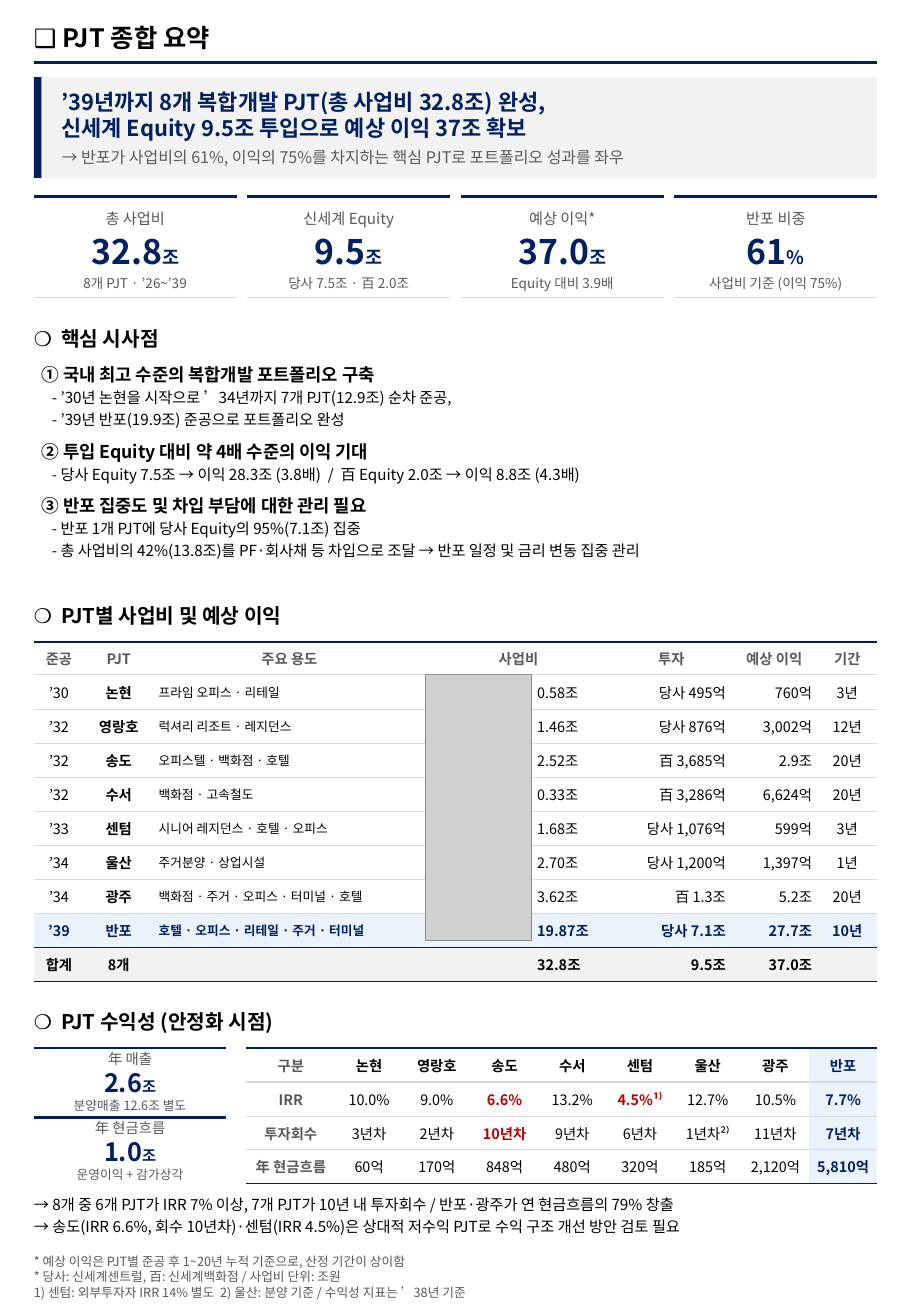
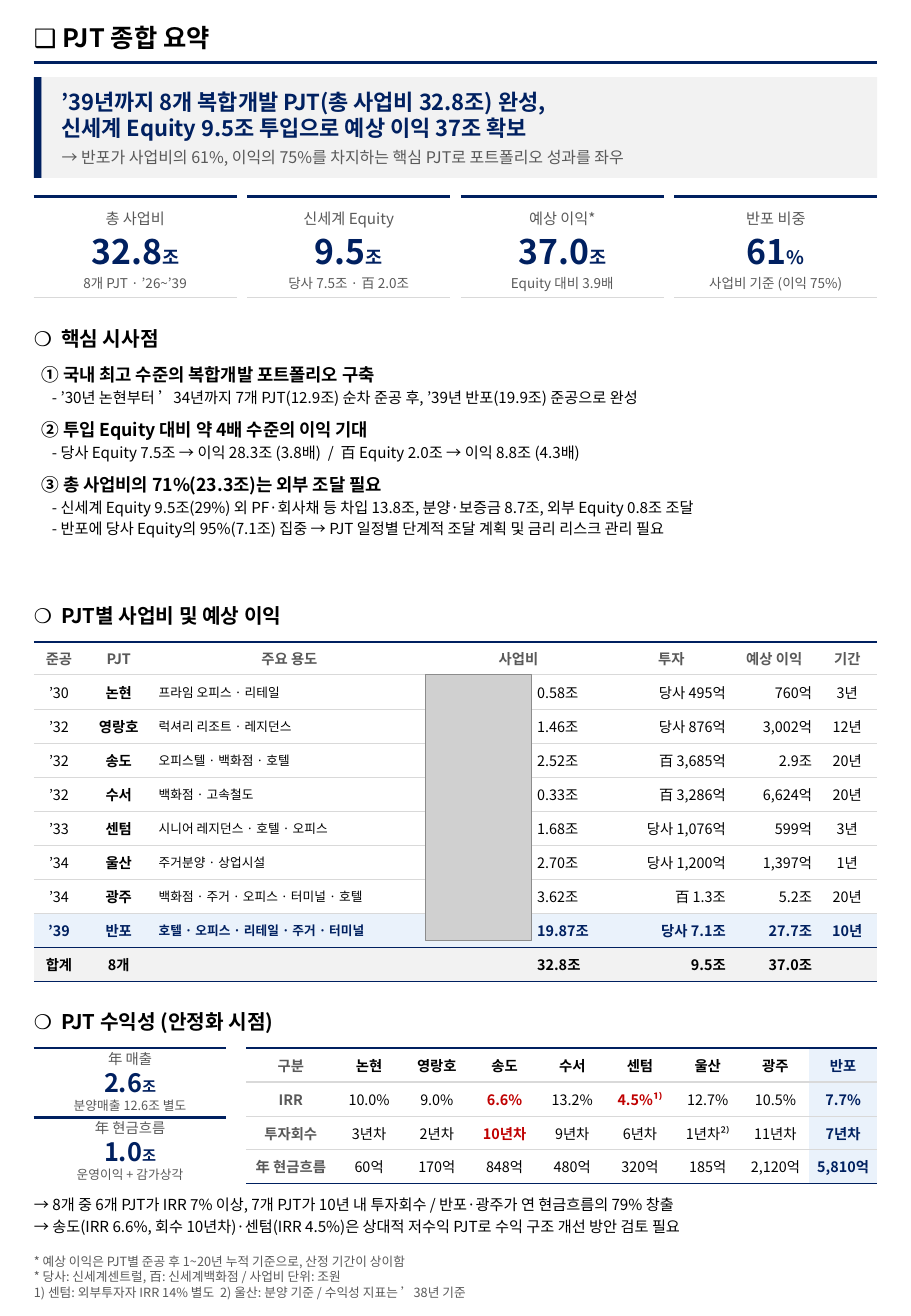
Before and after one commit to ukyung8822/test1, a slide deck: slide 1 of PJT_summary.pptx. Drawn at 911x1316 pixels with LibreOffice and Linux fonts; fonts in the diff are those of the drawing; grey boxes stand for pictures. Boxes give left, top, right and bottom in pixels: in the first picture for what was removed or moved away, otherwise in the second. Text is boxed around its words. In the diff, an @@ line names an element or a change of style, - is before the commit and + after.

```diff
--- a/PJT_summary.pptx
+++ b/PJT_summary.pptx
@@ text at bbox=[61, 390, 638, 406]: text changed @@
-- ’30년 논현을 시작으로 ’34년까지 7개 PJT(12.9조) 순차 준공,
-- ’39년 반포(19.9조) 준공으로 포트폴리오 완성
+- ’30년 논현부터 ’34년까지 7개 PJT(12.9조) 순차 준공 후, ’39년 반포(19.9조) 준공으로 완성
@@ text at bbox=[42, 476, 694, 538]: text changed @@
-③ 반포 집중도 및 차입 부담에 대한 관리 필요
-- 반포 1개 PJT에 당사 Equity의 95%(7.1조) 집중
-- 총 사업비의 42%(13.8조)를 PF·회사채 등 차입으로 조달 → 반포 일정 및 금리 변동 집중 관리
+③ 총 사업비의 71%(23.3조)는 외부 조달 필요
+- 신세계 Equity 9.5조(29%) 외 PF·회사채 등 차입 13.8조, 분양·보증금 8.7조, 외부 Equity 0.8조 조달
+- 반포에 당사 Equity의 95%(7.1조) 집중 → PJT 일정별 단계적 조달 계획 및 금리 리스크 관리 필요
```
Also in this commit, not shown: 1 other file.
